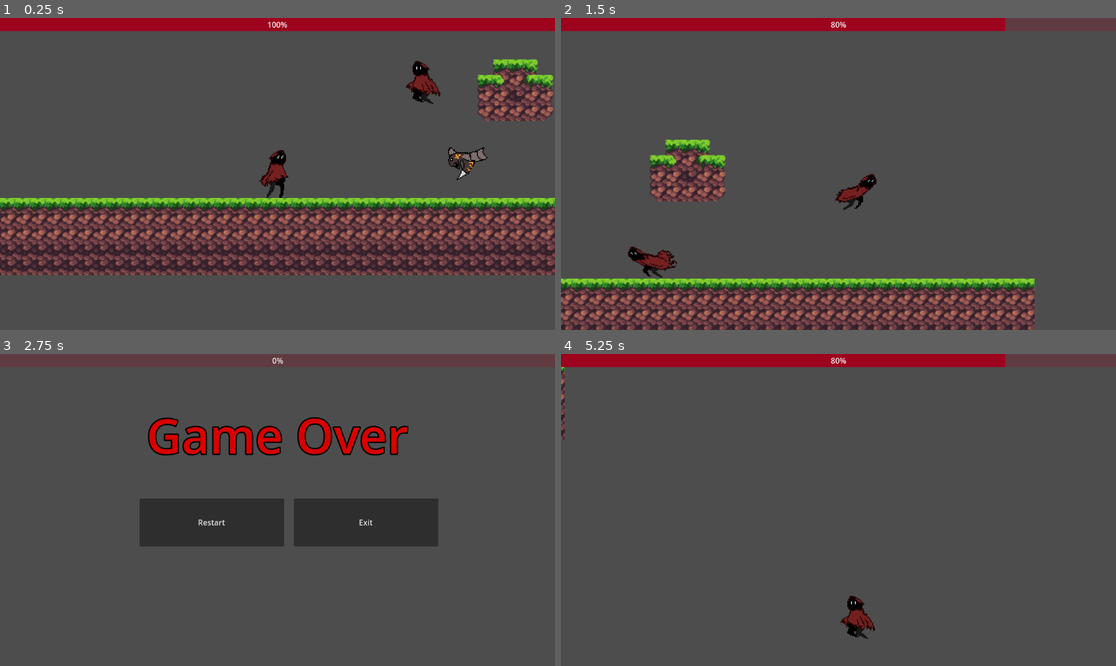
Above: before the commit, frames 1-4 (two rows, left to right).
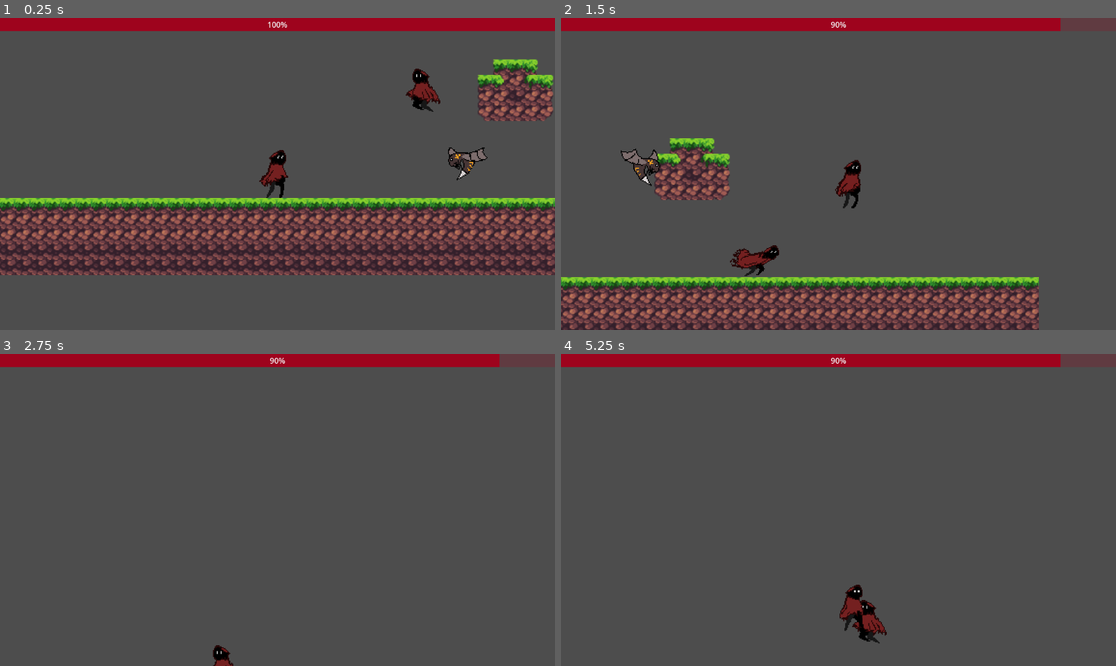
Above: after the commit, the same moments.

Repository: shrwnrhm/CopyPlatformer
Game: Godot game, scene res://Scenes/test_scene.tscn
Same seed, same stepped clock (60 frames per second), same inputs: the game is played once before the commit and once after it.
Inputs (mouse positions are in pixels of both pictures, inside the frame that each line leads up to):
- Up to frame 1 (0.25 s): no input
- Up to frame 2 (1.5 s): hold X (attack) 0.53-1.28 s; hold Right (move_right) from 0.53 s (still down); tap Space (jump) at 0.77, 1.07 s; tap Z (special) at 0.8, 1.35 s
- Up to frame 3 (2.75 s): tap Space (jump) at 1.52, 1.55, 1.82 s; release Right (move_right) at 2.03 s; hold Left (move_left) from 2.03 s (still down); hold Space (jump) from 2.03 s (still down); tap X (attack) at 2.3 s
- Up to frame 4 (5.25 s): release Left (move_left) at 2.75 s; release Space (jump) at 2.75 s; click (771, 522) at 2.75 s, where only the run before the commit has a clickable "Restart"; hold Right (move_right) 3.53-5.03 s; tap X (attack) at 3.6 s; tap Space (jump) at 3.77, 4.07, 4.52, 4.55, 4.82 s; tap Z (special) at 3.8 s; hold Z (special) 4.28-5.03 s; hold Left (move_left) from 5.03 s (still down); tap 1 (switch_1) at 5.1 s

The runs differ from the first frame. In frame 1, 0.5% of the frame differs, in the area x 73-80%, y 13-31%; in frame 2, 14%; in frame 3, 15%, in the area x 0-90%, y 0-100%; in frame 4, 1.4%.

Commit message:
Abstracted a class for the characters

Diff:
--- a/Scenes/sewfly.tscn
+++ b/Scenes/sewfly.tscn
@@ -1,6 +1,6 @@
 [gd_scene load_steps=21 format=3 uid="uid://bscyojs2v21h2"]
 
-[ext_resource type="Script" uid="uid://ymy8bmv3we7a" path="res://Scripts/sewfly.gd" id="1_syu1c"]
+[ext_resource type="Script" uid="uid://ymy8bmv3we7a" path="res://Scripts/Characters/sewfly.gd" id="1_syu1c"]
 [ext_resource type="Texture2D" uid="uid://j4ryqjj1k65o" path="res://Assets/Sprites/SewFly/SewFlyAttack.png" id="2_s88ri"]
 [ext_resource type="Texture2D" uid="uid://luec3ex6y4op" path="res://Assets/Sprites/SewFly/SewFlyIdle.png" id="3_1h4os"]
 [ext_resource type="Script" uid="uid://bhb7ecddpslrb" path="res://Scripts/hitbox.gd" id="4_s88ri"]
@@ -70,6 +70,57 @@
 
 [sub_resource type="CircleShape2D" id="CircleShape2D_4dexq"]
 radius = 12.0
+
+[sub_resource type="Animation" id="Animation_yv5pb"]
+length = 0.001
+tracks/0/type = "value"
+tracks/0/imported = false
+tracks/0/enabled = true
+tracks/0/path = NodePath("AnimatedSprite2D:animation")
+tracks/0/interp = 1
+tracks/0/loop_wrap = true
+tracks/0/keys = {
+"times": PackedFloat32Array(0),
+"transitions": PackedFloat32Array(1),
+"update": 1,
+"values": [&"attack"]
+}
+tracks/1/type = "value"
+tracks/1/imported = false
+tracks/1/enabled = true
+tracks/1/path = NodePath("AnimatedSprite2D:frame")
+tracks/1/interp = 1
+tracks/1/loop_wrap = true
+tracks/1/keys = {
+"times": PackedFloat32Array(0),
+"transitions": PackedFloat32Array(1),
+"update": 1,
+"values": [0]
+}
+tracks/2/type = "value"
+tracks/2/imported = false
+tracks/2/enabled = true
+tracks/2/path = NodePath("Hitbox/CollisionShape2D:position")
+tracks/2/interp = 1
+tracks/2/loop_wrap = true
+tracks/2/keys = {
+"times": PackedFloat32Array(0),
+"transitions": PackedFloat32Array(1),
+"update": 0,
+"values": [Vector2(-2, 13)]
+}
+tracks/3/type = "value"
+tracks/3/imported = false
+tracks/3/enabled = true
+tracks/3/path = NodePath("Hitbox/CollisionShape2D:scale")
+tracks/3/interp = 1
+tracks/3/loop_wrap = true
+tracks/3/keys = {
+"times": PackedFloat32Array(0),
+"transitions": PackedFloat32Array(1),
+"update": 0,
+"values": [Vector2(1, 1)]
+}
 
 [sub_resource type="Animation" id="Animation_4dexq"]
 resource_name = "attack"
@@ -120,57 +171,6 @@
 "transitions": PackedFloat32Array(1, 1, 1, 1),
 "update": 1,
 "values": [Vector2(1, 1), Vector2(1, 1), Vector2(2, 2), Vector2(1, 1)]
-}
-
-[sub_resource type="Animation" id="Animation_yv5pb"]
-length = 0.001
-tracks/0/type = "value"
-tracks/0/imported = false
-tracks/0/enabled = true
-tracks/0/path = NodePath("AnimatedSprite2D:animation")
-tracks/0/interp = 1
-tracks/0/loop_wrap = true
-tracks/0/keys = {
-"times": PackedFloat32Array(0),
-"transitions": PackedFloat32Array(1),
-"update": 1,
-"values": [&"attack"]
-}
-tracks/1/type = "value"
-tracks/1/imported = false
-tracks/1/enabled = true
-tracks/1/path = NodePath("AnimatedSprite2D:frame")
-tracks/1/interp = 1
-tracks/1/loop_wrap = true
-tracks/1/keys = {
-"times": PackedFloat32Array(0),
-"transitions": PackedFloat32Array(1),
-"update": 1,
-"values": [0]
-}
-tracks/2/type = "value"
-tracks/2/imported = false
-tracks/2/enabled = true
-tracks/2/path = NodePath("Hitbox/CollisionShape2D:position")
-tracks/2/interp = 1
-tracks/2/loop_wrap = true
-tracks/2/keys = {
-"times": PackedFloat32Array(0),
-"transitions": PackedFloat32Array(1),
-"update": 0,
-"values": [Vector2(-2, 13)]
-}
-tracks/3/type = "value"
-tracks/3/imported = false
-tracks/3/enabled = true
-tracks/3/path = NodePath("Hitbox/CollisionShape2D:scale")
-tracks/3/interp = 1
-tracks/3/loop_wrap = true
-tracks/3/keys = {
-"times": PackedFloat32Array(0),
-"transitions": PackedFloat32Array(1),
-"update": 0,
-"values": [Vector2(1, 1)]
 }
 
 [sub_resource type="Animation" id="Animation_dq30u"]
--- a/Scenes/sewling.tscn
+++ b/Scenes/sewling.tscn
@@ -1,6 +1,6 @@
 [gd_scene load_steps=36 format=3 uid="uid://b6vo1s0mgkmwt"]
 
-[ext_resource type="Script" uid="uid://85sry27i2f6s" path="res://Scripts/sewling.gd" id="1_t8c0t"]
+[ext_resource type="Script" uid="uid://85sry27i2f6s" path="res://Scripts/Characters/sewling.gd" id="1_t8c0t"]
 [ext_resource type="Texture2D" uid="uid://egp3jvngg417" path="res://Assets/Sprites/Sewling/SewlingAttack.png" id="2_s86fv"]
 [ext_resource type="Texture2D" uid="uid://btdbkl45o5mxl" path="res://Assets/Sprites/Sewling/SewlingJumping.png" id="3_y5b6j"]
 [ext_resource type="Texture2D" uid="uid://bb43qyrkmqr3k" path="res://Assets/Sprites/Sewling/SewlingWalking.png" id="4_hgcyb"]
@@ -531,5 +531,3 @@
 }
 
 [node name="AIController" parent="." instance=ExtResource("8_s86fv")]
-
-[connection signal="animation_finished" from="AnimationPlayer" to="." method="_on_animation_player_animation_finished"]
--- /dev/null
+++ b/Scripts/Characters/abstract_character.gd
@@ -0,0 +1,132 @@
+@abstract class_name AbstractCharacter
+extends CharacterBody2D
+
+signal damaged
+signal death
+
+# Sprite Information
+@export var sprite_facing_right: bool = true
+
+# Base Stats
+@export var max_health: float = 100.0
+@export var speed: float = 400.0
+@export var jump_strength: float = 800.0
+
+# Abilities
+@export var flying: bool = false
+
+# Changing Stats
+@onready var health: = max_health
+
+# State Trackers
+@onready var jumping = false
+@onready var attacking = false
+@onready var specialing = false
+@onready var facing: int = 1 if sprite_facing_right else -1 # -1: Left, 1: Right
+@onready var facing_locked: bool = false
+
+@onready var controller = $AIController
+
+
+# Called when the node enters the scene tree for the first time.
+func _ready() -> void:
+	$AnimationPlayer.animation_finished.connect(_on_animation_player_animation_finished)
+
+
+# Called every frame. 'delta' is the elapsed time since the previous frame.
+func _process(delta: float) -> void:
+	# Get the directives of the controller component
+	controller.calculate()
+	#var direction: Vector2 = controller.get_direction()
+	var horizontal_direction: float = controller.get_horizontal_direction()
+	#var should_jump: bool = controller.should_jump()
+	var should_attack: bool = controller.should_attack()
+	var should_special: bool = controller.should_special()
+
+	apply_movement(delta)
+
+	# Apply sprite facing direction
+	if not facing_locked:
+		if horizontal_direction > 0:
+			facing = 1 if sprite_facing_right else -1
+		elif horizontal_direction < 0:
+			facing = -1 if sprite_facing_right else 1
+
+	# Move the character based on the velocity
+	move_and_slide()
+
+	# Kill the character if it falls too far down # TODO: find a better way to do this
+	if position.y > 1000:
+		take_damage(max_health)
+
+	# Apply Left/Right orientation of the sprite
+	if facing > 0:
+		$AnimatedSprite2D.flip_h = false
+	elif facing < 0:
+		$AnimatedSprite2D.flip_h = true
+
+	apply_state_change()
+
+
+func apply_movement(delta: float) -> void:
+	var direction: Vector2 = controller.get_direction()
+	var horizontal_direction: float = controller.get_horizontal_direction()
+	var should_jump: bool = controller.should_jump()
+
+	# Apply movement speed
+	if flying:
+		velocity = direction * speed
+	else:
+		velocity.x = horizontal_direction * speed
+
+		if is_on_floor():
+			if should_jump and jump_strength > 0:
+				velocity.y = -jump_strength
+			else:
+				velocity.y = 0
+		else:
+			velocity.y += get_gravity().y * delta
+
+
+func apply_state_change() -> void:
+	var horizontal_direction: float = controller.get_horizontal_direction()
+	#var should_jump: bool = controller.should_jump()
+	var should_attack: bool = controller.should_attack()
+	var should_special: bool = controller.should_special()
+
+	# Change state if allowed
+	if not attacking and not specialing:
+		if should_special and $AnimationPlayer.has_animation("special"):
+			specialing = true
+			facing_locked = true
+			$AnimationPlayer.play("special")
+		elif should_attack and $AnimationPlayer.has_animation("attack"):
+			attacking = true
+			#facing_locked = true
+			$AnimationPlayer.play("attack")
+		elif is_on_floor() or flying:
+			if horizontal_direction != 0 and $AnimationPlayer.has_animation("run"):
+				$AnimationPlayer.play("run")
+			else:
+				$AnimationPlayer.play("idle")
+		elif velocity.y > 0 and $AnimationPlayer.has_animation("fall"):
+			$AnimationPlayer.play("fall")
+		else:
+			$AnimationPlayer.play("jump")
+
+
+func take_damage(damage: float):
+	health = max(0, health - damage)
+	emit_signal("damaged")
+	if health <= 0:
+		emit_signal("death")
+		queue_free()
+
+
+# When an animation finishes, return to base state
+func _on_animation_player_animation_finished(anim_name: StringName) -> void:
+	facing_locked = false
+	if anim_name == "attack":
+		attacking = false
+	elif anim_name == "special":
+		specialing = false
--- /dev/null
+++ b/Scripts/Characters/sewfly.gd
@@ -0,0 +1,8 @@
+extends AbstractCharacter
+
+
+func _init() -> void:
+	sprite_facing_right = false
+	max_health = 20
+	speed = 200
+	flying = true
--- /dev/null
+++ b/Scripts/Characters/sewling.gd
@@ -0,0 +1,15 @@
+extends AbstractCharacter
+
+@export var special_dash_speed: float = 800
+
+# Called when the node enters the scene tree for the first time.
+func _init() -> void:
+	max_health = 100
+	speed = 400
+	jump_strength = 800
+
+
+func apply_movement(delta: float) -> void:
+	super.apply_movement(delta)
+	if specialing:
+		velocity.x = facing * special_dash_speed
--- a/Scripts/ai_controller.gd
+++ b/Scripts/ai_controller.gd
@@ -39,4 +39,4 @@
 	return distance < 100
 
 func should_special() -> bool:
-	return direction.y < 0.1
+	return direction.y < 0.05
--- a/Scripts/sewfly.gd
+++ /dev/null
@@ -1,70 +0,0 @@
-extends CharacterBody2D
-
-signal damaged
-signal death
-
-@export var speed: float = 200.0
-@export var max_health: float = 20.0
-
-@onready var is_attacking = false
-@onready var is_specialing = false
-
-@onready var facing: int = 1
-@onready var facing_locked: bool = false
-
-@onready var health: = max_health
-
-@onready var controller = $AIController
-
-func _ready() -> void:
-	$AnimationPlayer.animation_finished.connect(_on_animation_player_animation_finished)
-
-func _physics_process(delta: float) -> void:
-	controller.calculate()
-
-	var direction: Vector2 = controller.get_direction()
-	var horizontal_direction: float = controller.get_horizontal_direction()
-	var should_attack: bool = controller.should_attack()
-	#velocity = direction * move_toward(velocity.length(), SPEED, delta) * delta
-	velocity = direction * speed
-
-	# Add the gravity.
-	if not is_on_floor():
-		# this creature can fly, so no gravity is applied
-		#velocity += get_gravity() * delta
-		pass
-
-	if not facing_locked:
-		if horizontal_direction > 0:
-			facing = 1
-		elif horizontal_direction < 0:
-			facing = -1
-
-	move_and_slide()
-
-	# Left/Right orientation of the sprite
-	if facing > 0:
-		$AnimatedSprite2D.flip_h = true
-	elif facing < 0:
-		$AnimatedSprite2D.flip_h = false
-
-
-	if not is_attacking and not is_specialing:
-		if should_attack:
-			is_attacking = true
-			#facing_locked = true
-			$AnimationPlayer.play("attack")
-		else:
-			$AnimationPlayer.play("idle")
-
-func take_damage(damage: float):
-	health = max(0, health - damage)
-	emit_signal("damaged")
-	if health <= 0:
-		emit_signal("death")
-		queue_free()
-
-func _on_animation_player_animation_finished(anim_name: StringName) -> void:
-	is_attacking = false
-	is_specialing = false
-	facing_locked = false
--- a/Scripts/sewling.gd
+++ /dev/null
@@ -1,105 +0,0 @@
-extends CharacterBody2D
-
-signal damaged
-signal death
-
-@export var speed: float = 400 # How fast the player will move (pixels/sec).
-#var velocity: Vector2 = Vector2.ZERO
-
-@export var jump_strength: float = 800.0
-@export var special_dash_speed: float = 800
-@export var gravity_strength: float = 2000.0
-@export var max_health: float = 100.0
-
-@onready var is_jumping = false # unused so far
-@onready var is_attacking = false
-@onready var is_specialing = false
-
-@onready var facing: int = 1
-@onready var facing_locked: bool = false
-@onready var health: = max_health
-
-@onready var controller = $AIController
-
-# Called when the node enters the scene tree for the first time.
-func _ready() -> void:
-	pass
-
-# Called every frame. 'delta' is the elapsed time since the previous frame.
-func _process(delta: float) -> void:
-	pass
-
-func _physics_process(delta: float) -> void:
-	controller.calculate()
-
-	var horizontal_direction: float = controller.get_horizontal_direction()
-
-	var should_jump: bool = controller.should_jump()
-	var should_attack: bool = controller.should_attack()
-	var should_special: bool = controller.should_special()
-
-	if not facing_locked:
-		if horizontal_direction > 0:
-			facing = 1
-		elif horizontal_direction < 0:
-			facing = -1
-
-	# Apply input movement, don't apply if special is being used
-	velocity.x = horizontal_direction * speed
-
-	if is_specialing:
-		velocity.x = facing * special_dash_speed
-
-	# Apply jumping and gravity
-	if is_on_floor():
-		if should_jump:
-			velocity.y = -jump_strength
-		else:
-			velocity.y = 0
-	else:
-		velocity += get_gravity() * delta
-		#velocity.y += gravity_strength * delta
-
-	# Change the position
-	move_and_slide()
-
-	# Kill player if fallen of the platform # TODO: find a better way to do this
-	if position.y > 1000:
-		take_damage(max_health)
-
-	# Left/Right orientation of the sprite
-	if facing > 0:
-		$AnimatedSprite2D.flip_h = false
-	elif facing < 0:
-		$AnimatedSprite2D.flip_h = true
-
-	# Start or keep animation
-	if not is_attacking and not is_specialing:
-		if should_special:
-			is_specialing = true
-			facing_locked = true
-			$AnimationPlayer.play("special")
-		elif should_attack:
-			is_attacking = true
-			$AnimationPlayer.play("attack")
-		elif is_on_floor():
-			if horizontal_direction != 0:
-				$AnimationPlayer.play("run")
-			else:
-				$AnimationPlayer.play("idle")
-		elif velocity.y > 0:
-			$AnimationPlayer.play("fall")
-		else:
-			$AnimationPlayer.play("jump")
-
-func take_damage(damage: float):
-	health = max(0, health - damage)
-	emit_signal("damaged")
-	if health == 0:
-		emit_signal("death")
-		queue_free()
-
-func _on_animation_player_animation_finished(anim_name: StringName) -> void:
-	is_attacking = false
-	is_specialing = false
-	facing_locked = false
Not shown, added: Scripts/Characters/abstract_character.gd.uid
Renamed: Scripts/sewfly.gd.uid -> Scripts/Characters/sewfly.gd.uid
Renamed: Scripts/sewling.gd.uid -> Scripts/Characters/sewling.gd.uid
Not shown, changed: GDD - CopyPlatformer(workingTitle).md
